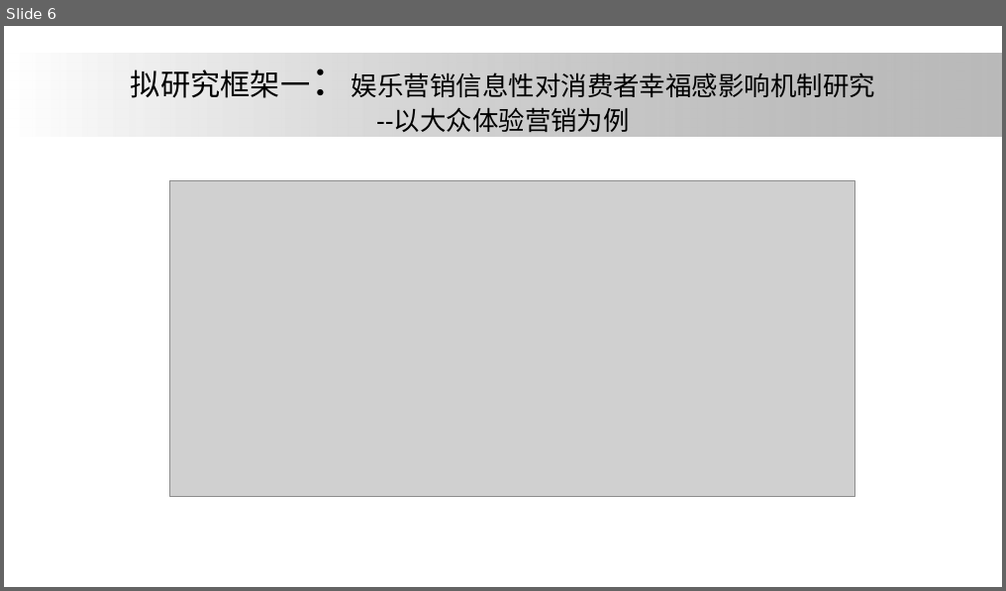
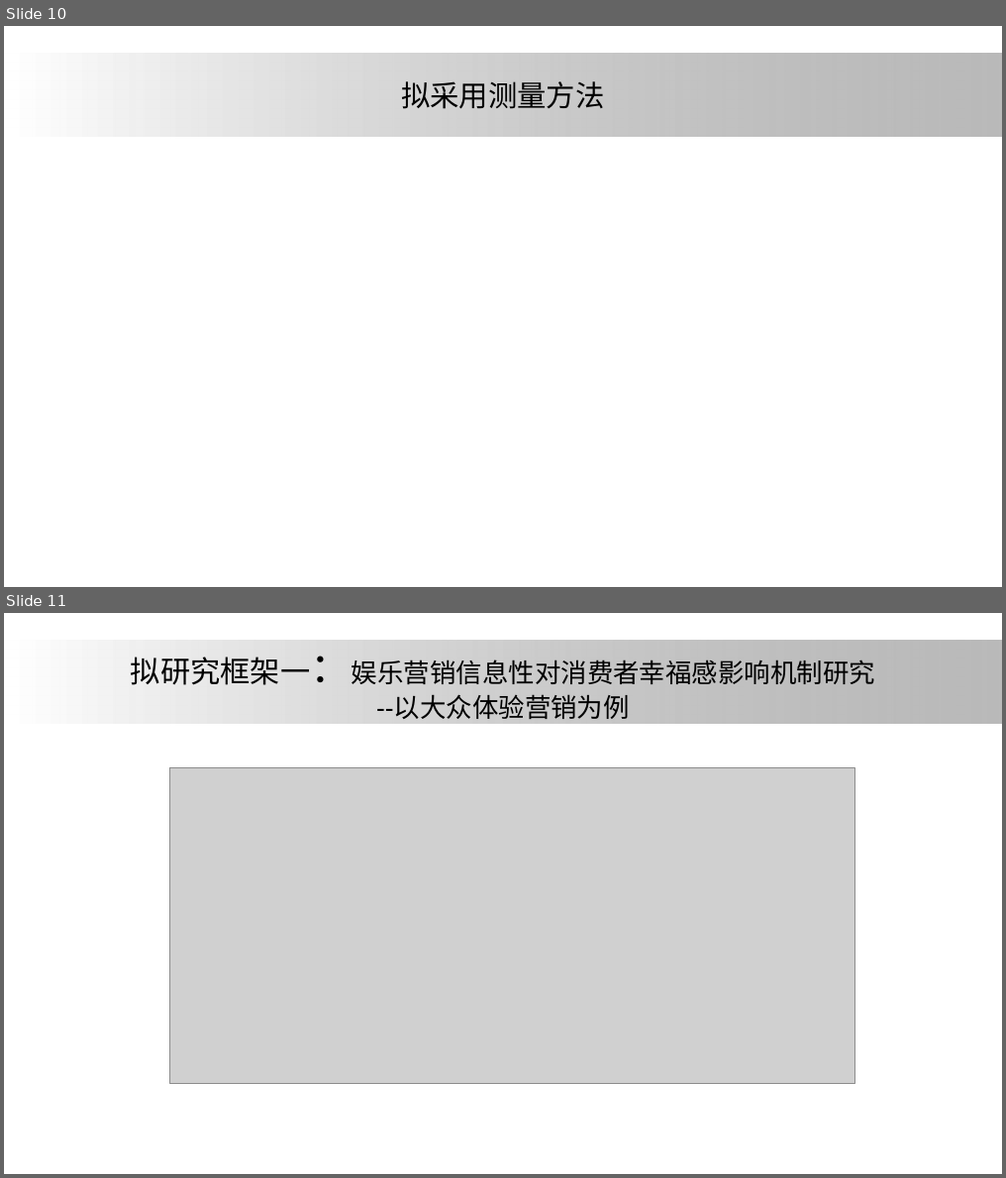
Before and after one commit to ElsaLuo/-, a slide deck: 我的坚果云/研究生搞学术/大论文/论文汇报/one.pptx. Shown one above the other, each under a label of ours: slide 6 before the commit, slides 10 and 11 after it. The pictures are 1006x591 and 1006x1178 pixels, drawn with LibreOffice and Linux fonts; fonts in the diff are those of the drawing; grey boxes stand for pictures; background and template pictures are left out. Boxes give left, top, right and bottom in pixels: in the first picture for what was removed or moved away, otherwise in the second. Text is boxed around its words. In the diff, an @@ line names an element or a change of style, - is before the commit and + after.

```diff
--- a/我的坚果云/研究生搞学术/大论文/论文汇报/one.pptx
+++ b/我的坚果云/研究生搞学术/大论文/论文汇报/one.pptx
@@ slide 10 added at [4, 26, 1002, 587], background #FFFFFF; not listed: 1 template element that a slide beside it also shows @@
@@ title added at [401, 81, 605, 109], 28 pt, text #000000 @@
+拟采用测量方法
@@ what was slide 6 is now slide 11 @@
```
Also in this commit, not shown: 2 slides changed, 7 other slides added, 3 slides removed.
